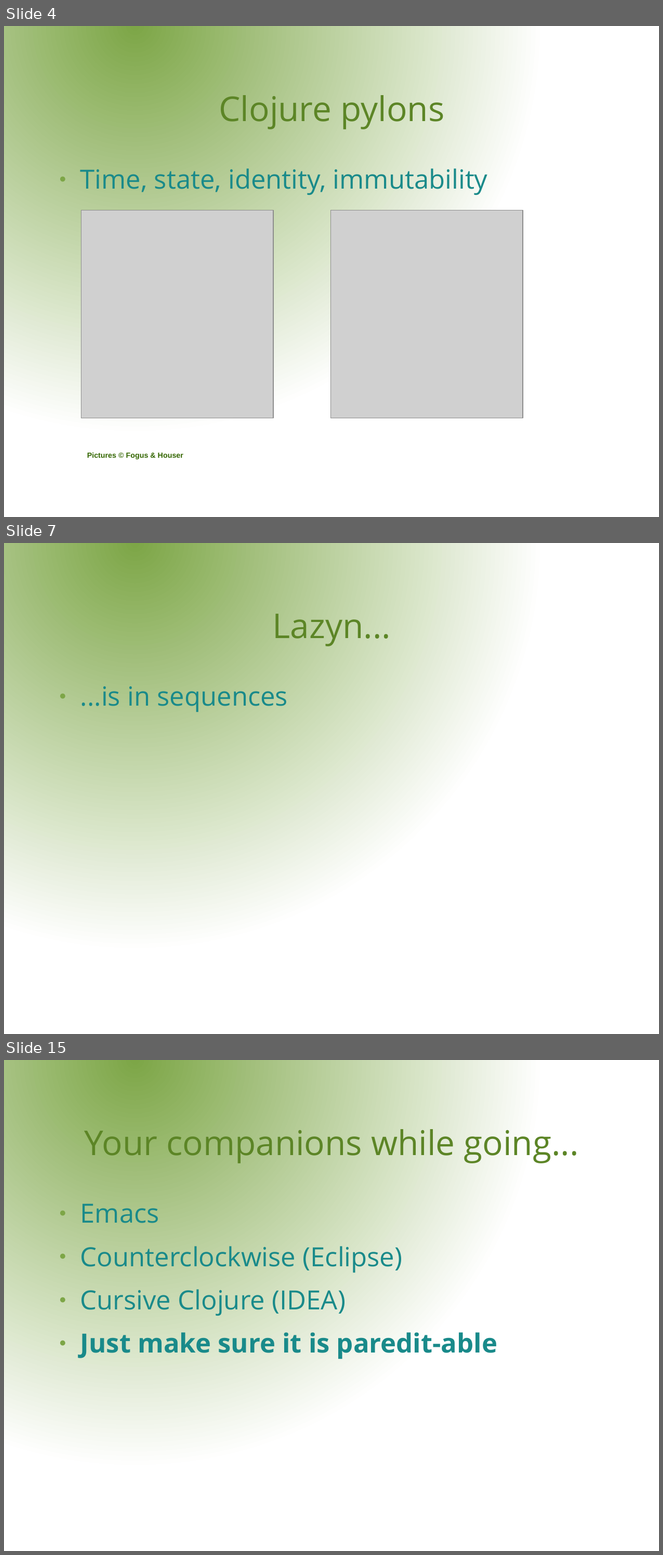
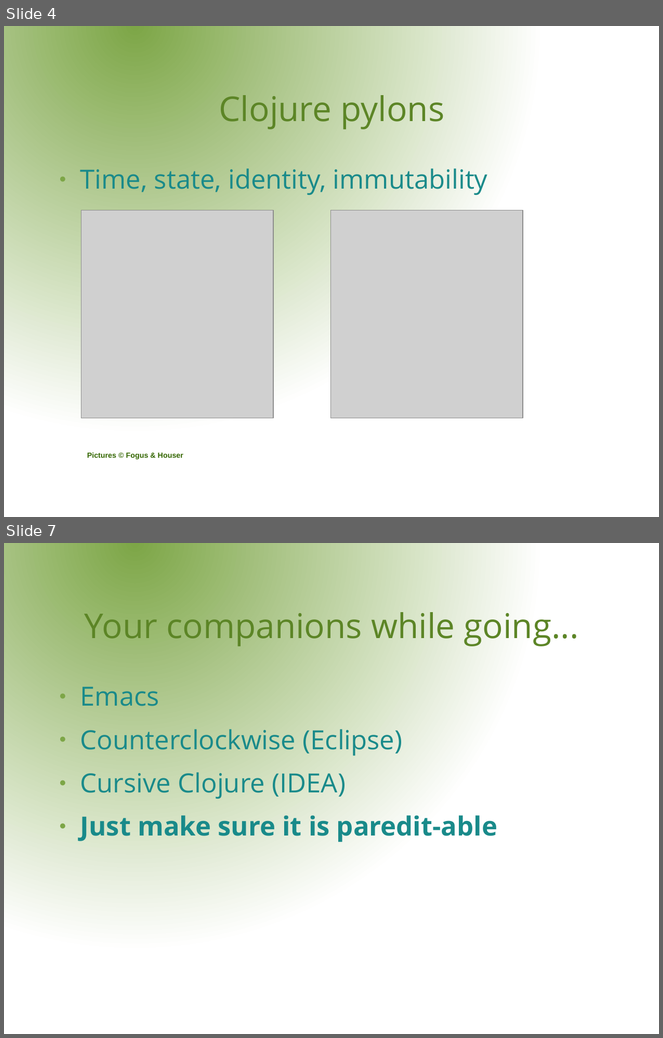
Before and after one commit to rssole/voxxed, a slide deck: resources/presentation/VoxxedDays.odp. Shown one above the other, each under a label of ours: slides 4, 7 and 15 before the commit, slides 4 and 7 after it; the slides between them are not shown. The pictures are 663x1555 and 663x1038 pixels, drawn with LibreOffice and Linux fonts; fonts in the diff are those of the drawing; grey boxes stand for pictures; background and template pictures are left out. Boxes give left, top, right and bottom in pixels: in the first picture for what was removed or moved away, otherwise in the second. Text is boxed around its words. In the diff, an @@ line names an element or a change of style, - is before the commit and + after.

```diff
--- a/resources/presentation/VoxxedDays.odp
+++ b/resources/presentation/VoxxedDays.odp
@@ slide 7 removed at (x1=4, y1=543, x2=659, y2=1034), background gradient #7DA647 to #FFFFFF @@
@@ title removed at (x1=273, y1=614, x2=391, y2=646) @@
-Lazyn...
@@ text removed at (x1=80, y1=687, x2=288, y2=712) @@
-● ...is in sequences
@@ what was slide 15 is now slide 7 @@
```
Also in this commit, not shown: 2 slides changed, 1 slide added, 7 other slides removed, 7 other files.
